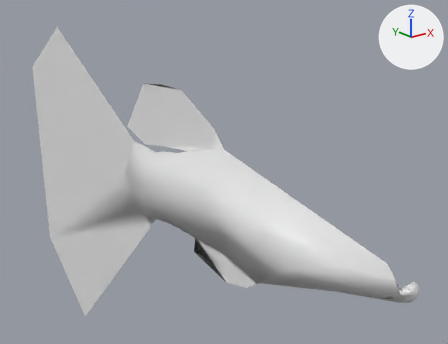
Two versions of the glTF model apps/web/public/assets/fish/guppy-male/lod2.glb, one commit apart.
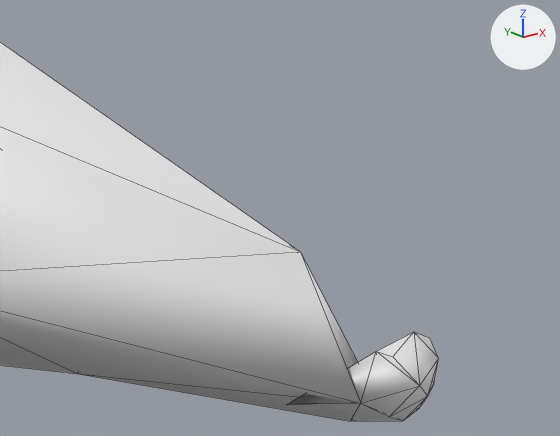
There are two pictures of each version: one whole from a 50 mm camera at (-0.02483, -0.0279, 0.01508) aimed at (0.00483, 0.00918, 0.00025), one close up on the part from 71% to 100% of the width and 60% to 89% of the height. The lights are fixed; the arrows at upper right show +X, +Y and +Z. The first two pictures are the older version. The close-ups show mesh edges as thin lines.

Names of what the first close-up shows: 'guppy-male'.
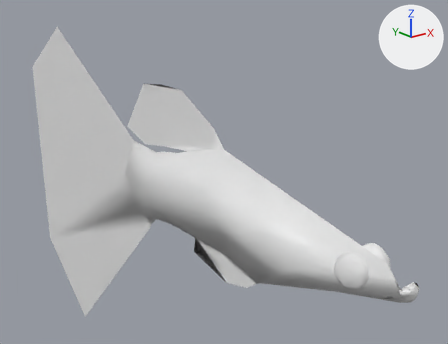
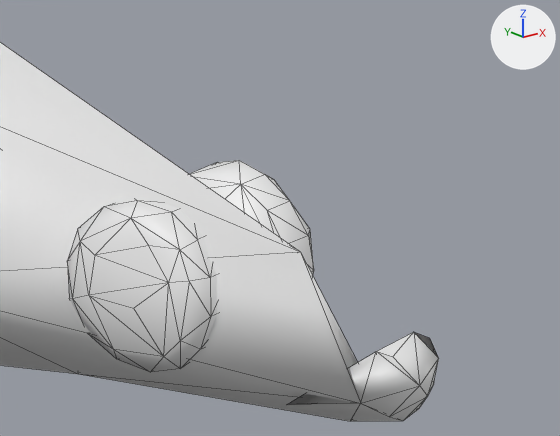
Changed parts and their boxes [x1, y1, x2, y2] in the close-ups (560 x 436 px; the box of a moved part takes in the faces that stretch with it):
part 1 of me_guppy_male, added: after [190, 160, 314, 275]
part 2 of me_guppy_male, added: after [67, 199, 217, 372]
part 3 of me_guppy_male, moved or reshaped: [414, 332, 439, 358] in both

The change, as a diff of the scene's bpy script:
```diff
--- a/apps/web/public/assets/fish/guppy-male/lod2.glb.py
+++ b/apps/web/public/assets/fish/guppy-male/lod2.glb.py
@@ me_guppy_male @@
 # used by ob_guppy_male; location = (0.0, 0.0, 0.0)
 # verts and faces of me_guppy_male; kept vertices keep their numbers, new ones are numbered from 99
 # before: 41 (0.0001, -0.0119, 0.0006) at pixel (413, 331), 51 (0.0005, -0.012, 0.0001) at pixel (438, 358), 52 (0.0003, -0.012, 0.0004) at pixel (429, 337)
-me_guppy_male.from_pydata(...)  # 99 vertices, 183 faces; spans x -0.0019..0.0021, y -0.0123..0.0347, z -0.0191..0.0108
+me_guppy_male.from_pydata(...)  # 178 vertices, 333 faces; spans x -0.0019..0.0021, y -0.0123..0.0347, z -0.0191..0.0108
+# me_guppy_male part 1: a new loose piece of 40 vertices spanning x 0.0005..0.0014, y -0.0099..-0.0078, z -0.0007..0.0013, in mat_material_001 (its picture is missing)
+# me_guppy_male part 2: a new loose piece of 39 vertices spanning x -0.0014..-0.0005, y -0.0099..-0.0078, z -0.0007..0.0013, in mat_material_001 (its picture is missing)
+# me_guppy_male part 3
+delete_faces([(41, 51, 52)])
+faces += [(41, 52, 51)]
 me_guppy_male.materials.append(mat_material_001)
```
